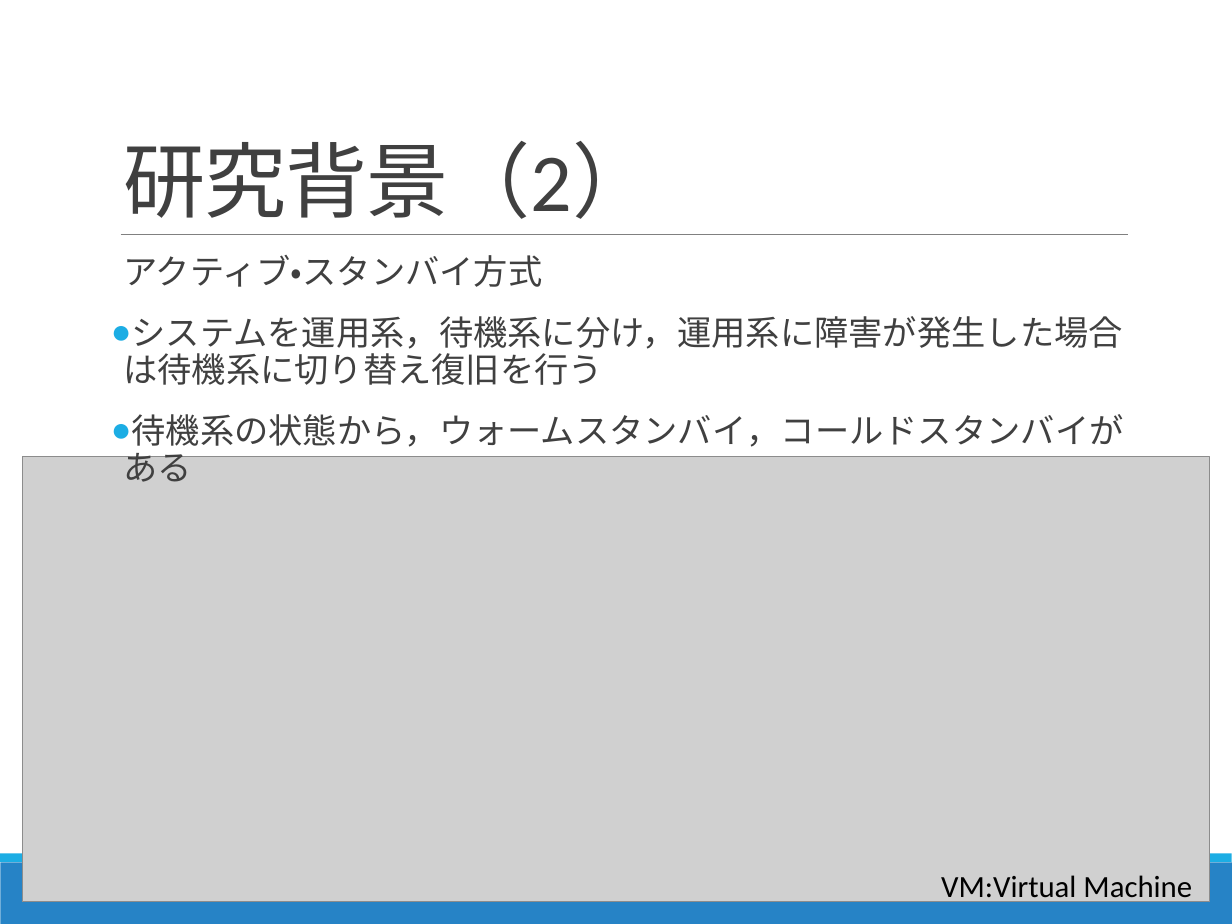
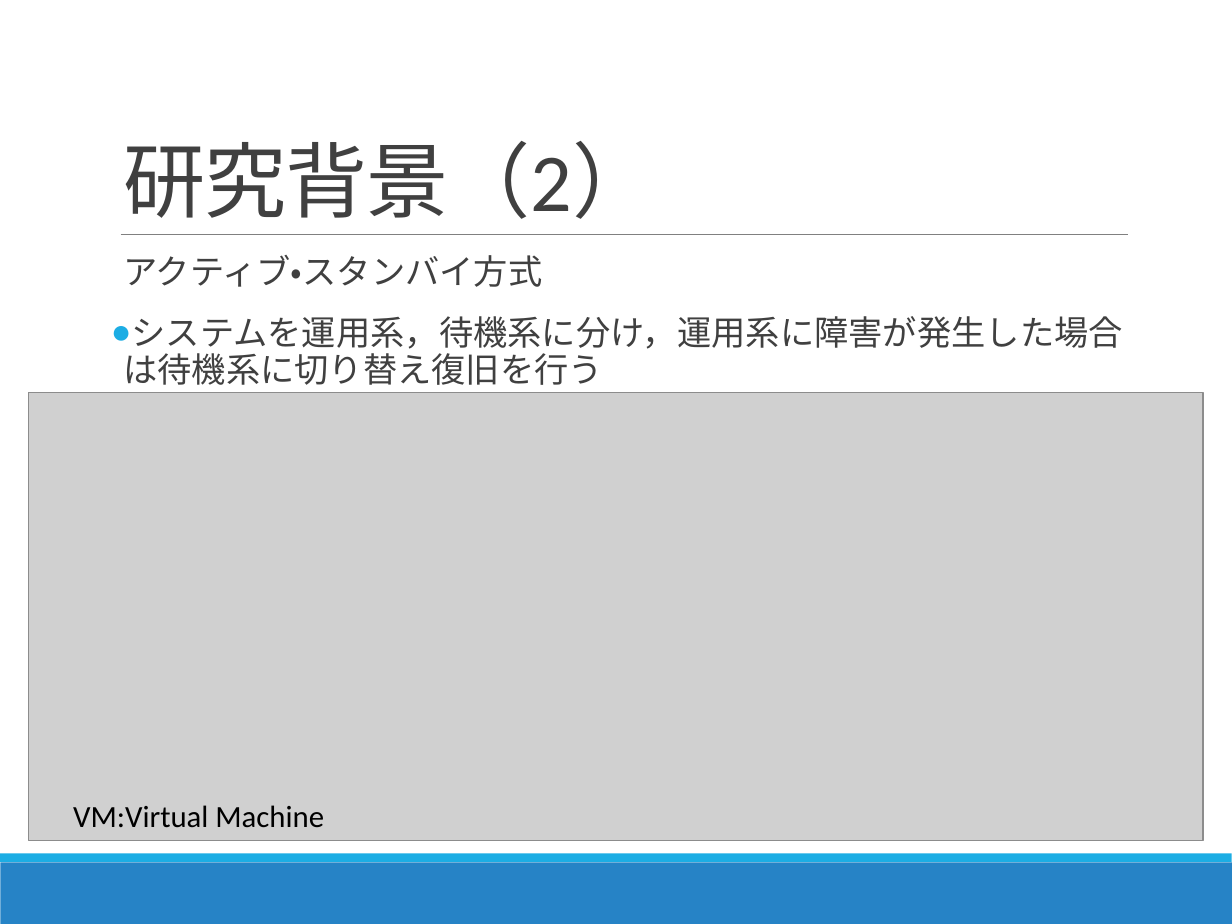
Before and after one commit to Kota0823/Document, a slide deck: slide 4 of 輪講2019-1_鈴木洸太.pptx. Drawn at 1232x924 pixels with LibreOffice and Linux fonts; fonts in the diff are those of the drawing; grey boxes stand for pictures. Boxes give left, top, right and bottom in pixels: in the first picture for what was removed or moved away, otherwise in the second. Text is boxed around its words. In the diff, an @@ line names an element or a change of style, - is before the commit and + after.

Commit message:
画像に問題があったため修正

```diff
--- a/輪講2019-1_鈴木洸太.pptx
+++ b/輪講2019-1_鈴木洸太.pptx
@@ picture: place and size @@
-picture at (22,457,1210,902)
+picture at (28,393,1202,841)
@@ text at (123,414,1124,482): paragraph removed @@
-● 待機系の状態から，ウォームスタンバイ，コールドスタンバイがある
@@ text "VM:Virtual Machine" rewrapped from (941,875,1192,905) to (73,805,324,828) @@
```
Also in this commit, not shown: 9 other slides changed, 2 other files.
